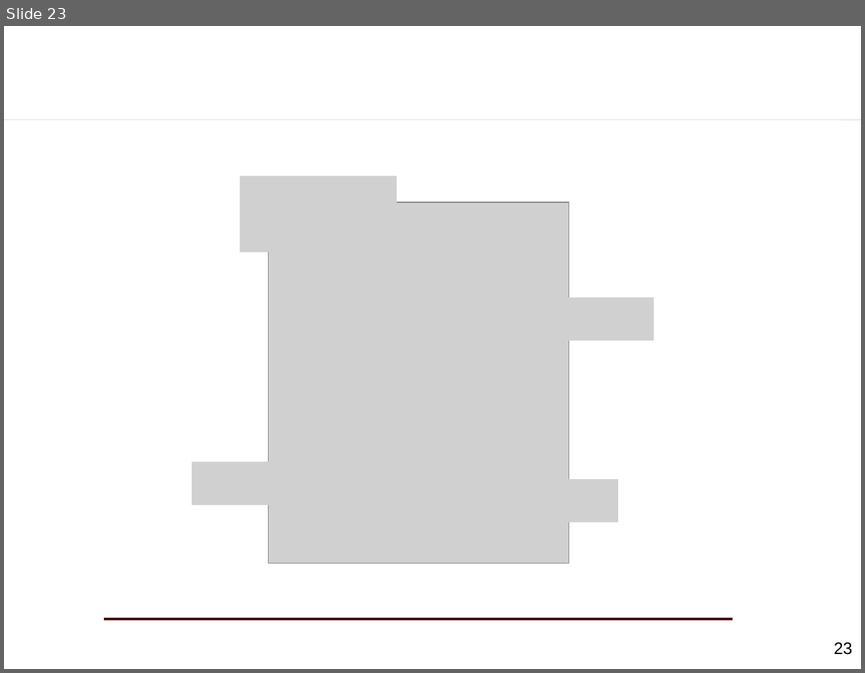
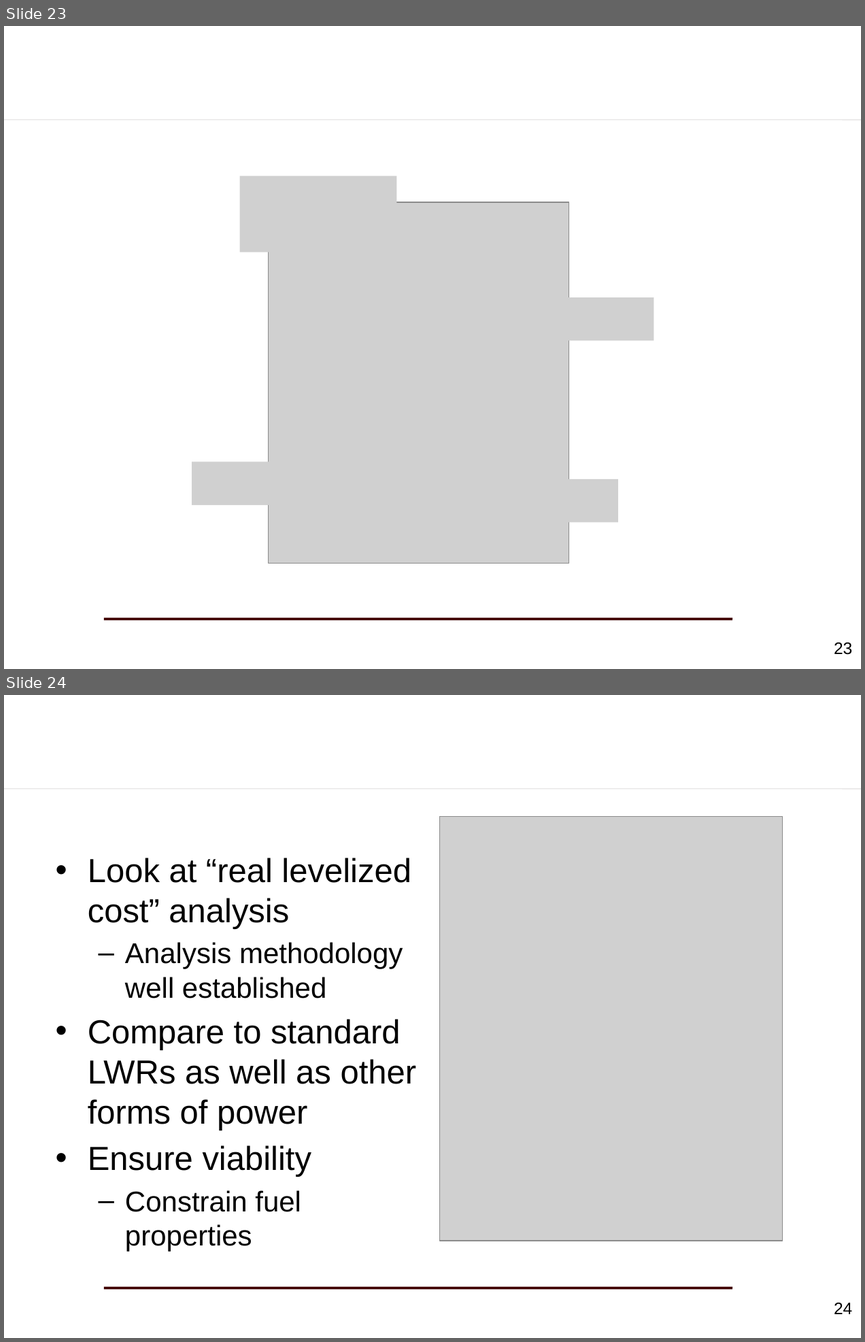
Before and after one commit to dholladay00/NUEN_610_Project, a slide deck: presentations/mid_PP/mid.pptx. Shown one above the other, each under a label of ours: slide 23 before the commit, slides 23 and 24 after it. The pictures are 865x673 and 865x1342 pixels, drawn with LibreOffice and Linux fonts; fonts in the diff are those of the drawing; grey boxes stand for pictures; background and template pictures are left out. Boxes give left, top, right and bottom in pixels: in the first picture for what was removed or moved away, otherwise in the second. Text is boxed around its words. In the diff, an @@ line names an element or a change of style, - is before the commit and + after.

Commit message:
added spreadsheet to look at for econ model, also added my portion of the slides.

```diff
--- a/presentations/mid_PP/mid.pptx
+++ b/presentations/mid_PP/mid.pptx
@@ slide 24 added at [4, 695, 861, 1338], background #FFFFFF; not listed: 2 template elements that a slide beside it also shows @@
@@ title added at [47, 695, 818, 795], 36 pt, text #FFFFFF @@
+Economics
@@ picture added at [439, 817, 782, 1241] @@
@@ text added at [88, 858, 417, 1251], 28 pt, text #000000 @@
+• Look at “real levelized cost” analysis
+  – Analysis methodology well established
+• Compare to standard LWRs as well as other forms of power
+• Ensure viability
+  – Constrain fuel properties
@@ page number added at [834, 1302, 852, 1314], 14 pt, text #000000 @@
+24
```
Also in this commit, not shown: 1 other slide added, 1 other file.
